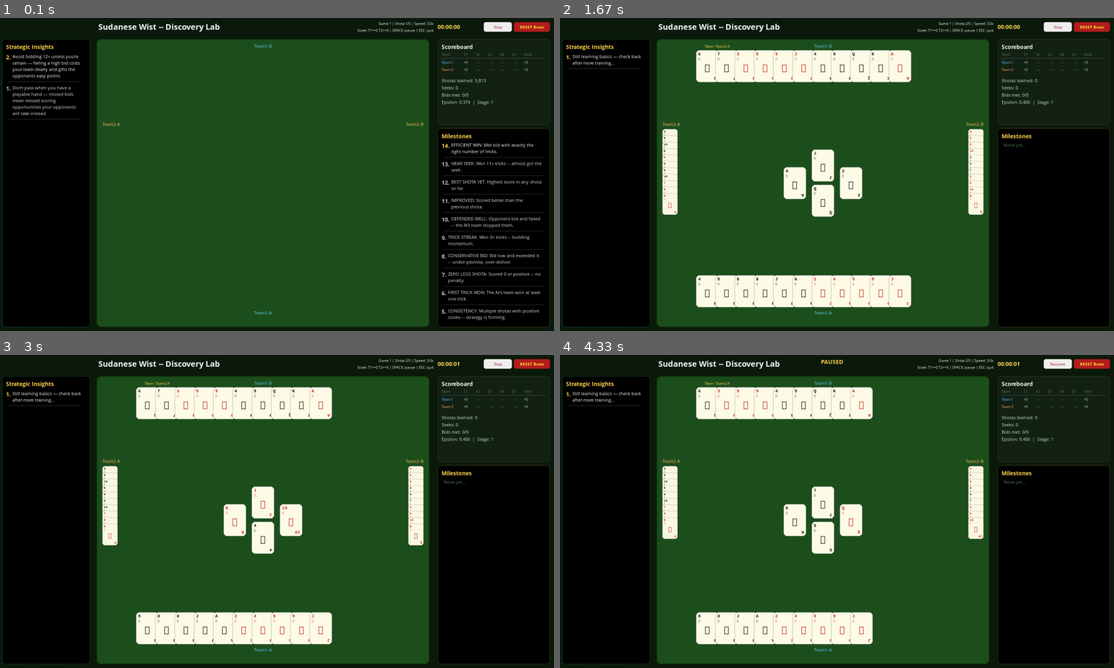
Above: before the commit, frames 1-4 (two rows, left to right).
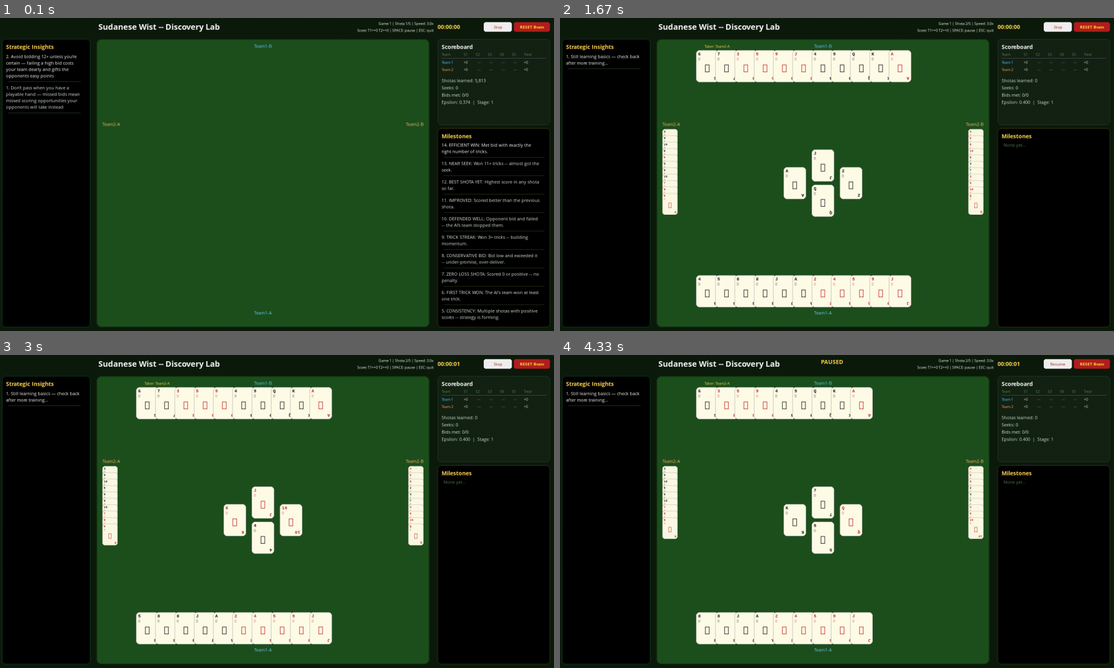
Above: after the commit, the same moments.

Repository: aamagzoub/engineering-intelligence
Game: pygame game, started from gui_wist_discovery/main.py
Two runs of this game, one before a commit and one after it. Both use one fixed random seed, a clock stepped at 60 frames per second and the inputs below.
Inputs (mouse positions are in pixels of both pictures, inside the frame that each line leads up to):
- Up to frame 1 (0.1 s): no input
- Up to frame 2 (1.67 s): tap Enter at 0.33, 0.67 s; click "RESET Brain" at 1.05 s; click (1041, 287) at 1.38 s
- Up to frame 3 (3 s): click (144, 448) at 1.72 s; tap Space at 2, 2.73 s; click (260, 458) at 2.38 s
- Up to frame 4 (4.33 s): tap Space at 3.03, 3.57, 3.87 s

The runs differ from the first frame. In frame 1, 2.5% of the frame differs, in the area x 1-98%, y 11-97%; in frame 2, 0.2%; in frame 3, 0.2%; in frame 4, 0.2%.

Commit message:
fix: numbers same font/size as text — no bold, uniform style

Diff:
--- a/gui_wist_discovery/renderer.py
+++ b/gui_wist_discovery/renderer.py
@@ -282,8 +282,7 @@
             disc_scroll = state.get("disc_scroll", 0)
             total = len(milestones)
             panel_text_w = panel_w - 30
-            num_font = self.fonts["large"]    # Bold for number.
-            body_font = self.fonts["medium"]  # Regular for text (same as insights).
+            body_font = self.fonts["medium"]  # Same font for number and text.
 
             for i in range(disc_scroll, total):
                 idx = total - 1 - i  # Newest first.
@@ -295,18 +294,11 @@
 
                 is_latest = (i == 0 and disc_scroll == 0)
 
-                # Number in bold gold/white.
-                num_str = f"{num}. "
-                num_w = num_font.size(num_str)[0]
-                num_color = TEXT_GOLD if is_latest else (200, 200, 200)
-                self.screen.blit(num_font.render(num_str, True, num_color), (px + 10, y))
-
-                # Title: description — all in one paragraph separated by ":"
-                # Flatten multi-line desc into single line.
+                # Flatten into one paragraph: "N. Title: description"
                 desc_flat = " ".join(line.strip() for line in desc_text.split("\n") if line.strip())
-                full_text = f"{title_text}: {desc_flat}" if desc_flat else title_text
+                full_text = f"{num}. {title_text}: {desc_flat}" if desc_flat else f"{num}. {title_text}"
                 color = (255, 255, 255) if is_latest else (220, 230, 220)
-                y = self._wrap_text(body_font, full_text, px + 10 + num_w, y, panel_text_w - num_w, color, disc_rect.bottom - 20)
+                y = self._wrap_text(body_font, full_text, px + 10, y, panel_text_w, color, disc_rect.bottom - 20)
                 y += 6
 
                 # Horizontal separator.
@@ -342,8 +334,7 @@
         total = len(insights)
         insight_scroll = state.get("insight_scroll", 0)
         text_w = panel_w - 35
-        body_font = self.fonts["medium"]  # 12px regular — not bold.
-        num_font = self.fonts["large"]    # 15px bold — for the number only.
+        body_font = self.fonts["medium"]  # Same font for number and text.
 
         # Newest on top.
         for i in range(insight_scroll, total):
@@ -355,16 +346,11 @@
             num = idx + 1
             is_latest = (i == 0 and insight_scroll == 0)
 
-            # Render number in bold, rest in regular font.
-            num_str = f"{num}. "
-            num_w = num_font.size(num_str)[0]
-            num_color = TEXT_GOLD if is_latest else (200, 200, 200)
-            self.screen.blit(num_font.render(num_str, True, num_color), (15, y))
-
-            # Body text — regular font, white, wrapped.
+            # Number and text in same font, same color.
+            full_text = f"{num}. {text}"
             color = (255, 255, 255) if is_latest else (220, 230, 220)
-            y = self._wrap_text(body_font, text, 15 + num_w, y, text_w - num_w, color, panel_rect.bottom - 20)
-            y += 6  # Breathing room.
+            y = self._wrap_text(body_font, full_text, 15, y, text_w, color, panel_rect.bottom - 20)
+            y += 6
 
             # Horizontal separator line.
             if y + 10 < panel_rect.bottom - 15:
